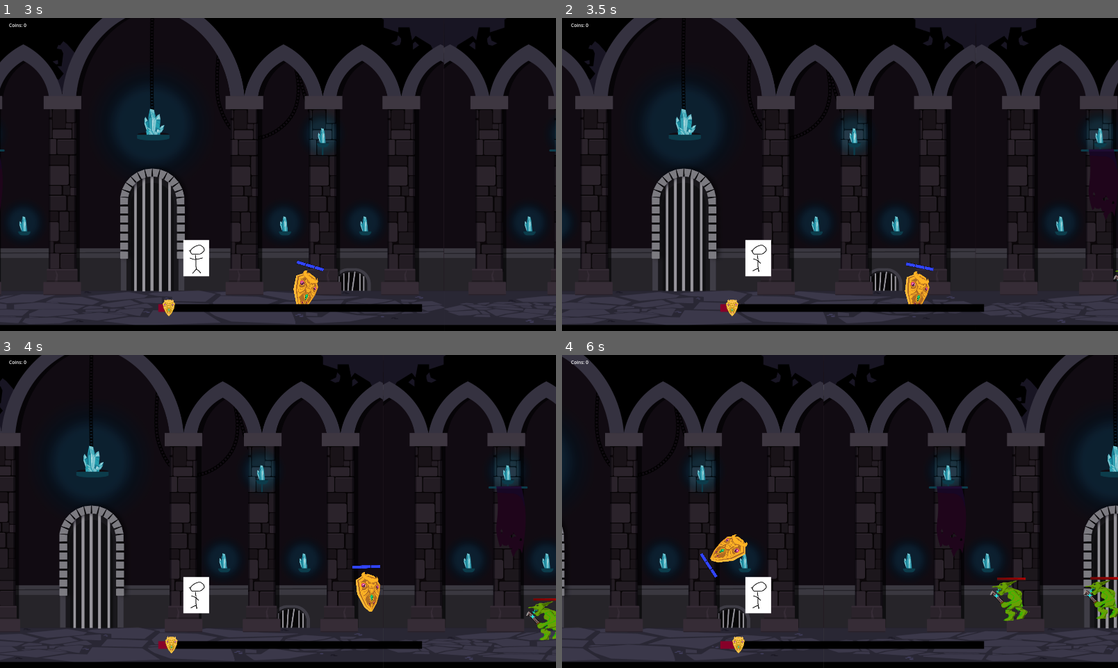
Above: before the commit, frames 1-4 (two rows, left to right).
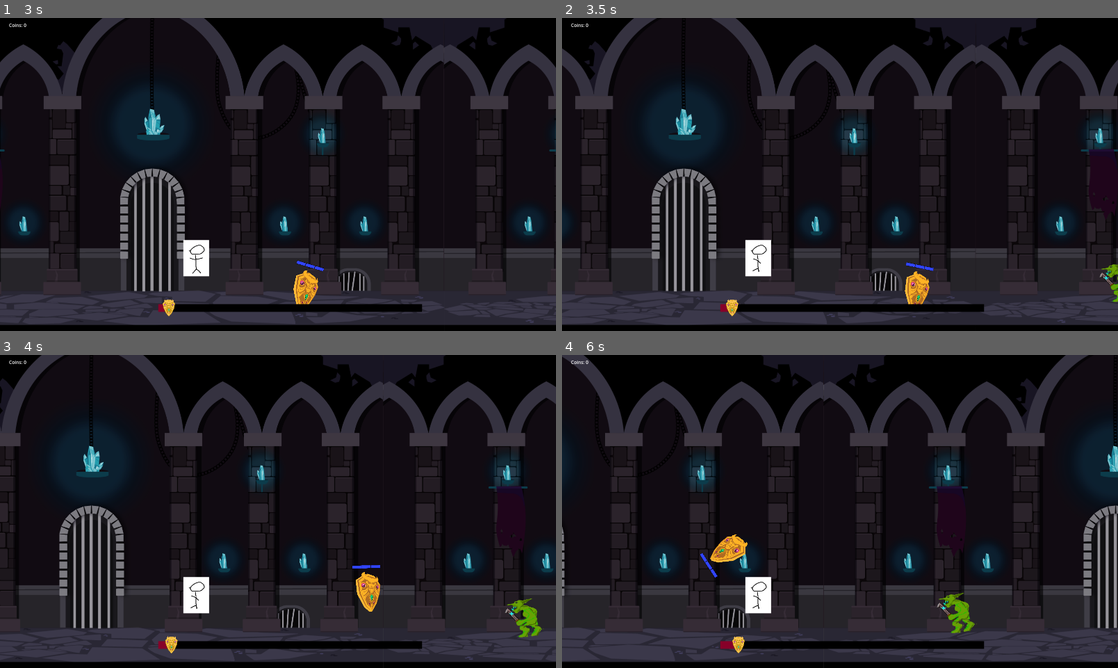
Above: after the commit, the same moments.

Repository: Cookie-Tin-Studios/Heroes-Shield
Game: Godot game, scene res://scenes/menu/main_menu.tscn
Two runs of this game, one before a commit and one after it. Both use one fixed random seed, a clock stepped at 60 frames per second and the inputs below.
Inputs (mouse positions are in pixels of both pictures, inside the frame that each line leads up to):
- Up to frame 1 (3 s): click "New Game" at 0.5 s; move the mouse to (400, 158) at 1.27 s; hold Right (ui_right) 1.28-2.03 s; click (400, 158) at 1.35 s; move the mouse to (166, 190) at 2.02 s; hold Down (ui_down) 2.03-2.78 s; click (166, 190) at 2.1 s; move the mouse to (333, 105) at 2.77 s; hold Right (ui_right) from 2.78 s (still down); click (333, 105) at 2.85 s
- Up to frame 2 (3.5 s): keep holding Right (ui_right)
- Up to frame 3 (4 s): move the mouse to (250, 574) at 3.52 s; release Right (ui_right) at 3.53 s; hold Up (ui_up) from 3.53 s (still down); click (250, 574) at 3.6 s
- Up to frame 4 (6 s): move the mouse to (1006, 558) at 4.27 s; release Up (ui_up) at 4.28 s; hold Left (ui_left) 4.28-5.78 s; click (1006, 558) at 4.35 s; move the mouse to (673, 464) at 5.02 s; click (673, 464) at 5.1 s; move the mouse to (867, 511) at 5.77 s; hold Down (ui_down) from 5.78 s (still down); click (867, 511) at 5.85 s

Frame 1 is identical in both runs. In frame 2, 0.2% of the frame differs, in the area x 96-100%, y 78-91%; in frame 3, 0.7%; in frame 4, 1.3%, in the area x 67-100%, y 70-89%.

Commit message:
check point part2

Diff:
--- a/project.godot
+++ b/project.godot
@@ -35,6 +35,7 @@
 
 projectiles=""
 mobs="base group for mobs"
+damage-box=""
 
 [input]
 
--- a/scenes/idiot_hero.tscn
+++ b/scenes/idiot_hero.tscn
@@ -34,5 +34,5 @@
 autoplay = "idle"
 frame_progress = 0.889135
 
-[node name="CollisionShape2D" type="CollisionShape2D" parent="."]
+[node name="CollisionShape2D" type="CollisionShape2D" parent="." groups=["damage-box"]]
 shape = SubResource("RectangleShape2D_74d3d")
--- a/scenes/main.tscn
+++ b/scenes/main.tscn
@@ -46,6 +46,7 @@
 scale = Vector2(0.510205, 0.510205)
 script = ExtResource("5_attrf")
 mob_scene = ExtResource("6_v37hx")
+max_mobs = 1
 
 [node name="BatSpawningZone" parent="Idiot_hero" instance=ExtResource("6_xgrp2")]
 position = Vector2(2208.57, -680)
--- a/scenes/mob_melee.tscn
+++ b/scenes/mob_melee.tscn
@@ -85,11 +85,15 @@
 [node name="Mob_base" groups=["mobs"] instance=ExtResource("1_0eyf7")]
 script = ExtResource("2_lds8s")
 chase_speed = 250.0
+shield_range = 500.0
+melee_range = 1.0
 attack_damage = 1
 attack_cooldown = 1.0
 parry_window_duration = 0.5
 
 [node name="AnimatedSprite2D" type="AnimatedSprite2D" parent="." index="0"]
+light_mask = 4
+visibility_layer = 4
 position = Vector2(0.99968, 5.00031)
 scale = Vector2(2.35937, 2.51563)
 sprite_frames = SubResource("SpriteFrames_ns1xs")
@@ -102,12 +106,16 @@
 shape = SubResource("RectangleShape2D_gxrgf")
 disabled = true
 
-[node name="CollisionShape2D2" type="CollisionShape2D" parent="." index="2"]
+[node name="attackbox" type="CollisionShape2D" parent="." index="2"]
+light_mask = 4
+visibility_layer = 4
 position = Vector2(-97.0003, -31.9997)
 shape = SubResource("CapsuleShape2D_bk8i5")
 one_way_collision = true
 
-[node name="AnimatedSprite2D" type="AnimatedSprite2D" parent="CollisionShape2D2" index="0"]
+[node name="parry_flare" type="AnimatedSprite2D" parent="attackbox" index="0"]
+light_mask = 4
+visibility_layer = 4
 sprite_frames = SubResource("SpriteFrames_gijdg")
 animation = &"parry flare"
 
--- a/scenes/shield.tscn
+++ b/scenes/shield.tscn
@@ -36,9 +36,9 @@
 position = Vector2(-133, 10)
 shape = SubResource("CircleShape2D_awwms")
 
-[node name="DamageArea" type="Area2D" parent="FlipContainer"]
+[node name="DamageArea" type="Area2D" parent="FlipContainer" groups=["damage-box"]]
 
-[node name="DamageZoneCollision" type="CollisionShape2D" parent="FlipContainer/DamageArea"]
+[node name="DamageZoneCollision" type="CollisionShape2D" parent="FlipContainer/DamageArea" groups=["damage-box"]]
 position = Vector2(4, 7)
 shape = SubResource("CapsuleShape2D_1kshu")
 
--- a/scripts/mobs/mob_melee.gd
+++ b/scripts/mobs/mob_melee.gd
@@ -1,98 +1,160 @@
 extends "res://scripts/mobs/mob_base.gd"
 
-@onready var attackbox = $CollisionShape2D2 # Area2D for detecting attack range
+@onready var global_tick = get_node("/root/Tick")  # For attack cooldowns
+@onready var attackbox = $mob_attackbox  # Area2D for detecting attack range
 @onready var animated_sprite = $AnimatedSprite2D  # Reference to the AnimatedSprite2D node
 
 @export var chase_speed: float = 250.0
+@export var shield_range: float = 500.0  # Distance to prioritize the shield
+@export var melee_range: float = 1.0  # Attack range (update if needed)
 @export var attack_damage: int = 1  # Damage dealt per attack
 @export var attack_cooldown: float = 1.0  # Time between attacks
 @export var parry_window_duration: float = 0.5  # Time window for parry
 
-var target: Node2D = null  # The current target
+var current_state: String = "CHASE"
+var target: Node2D = null  # The current target (hero or shield)
+var shield: Node2D = null  # The shield node
 var last_attack_time: float = 0.0  # Tracks time of the last attack
 var is_attacking: bool = false  # Prevents overlapping attacks
 var is_in_parry_window: bool = false  # Tracks if the mob is vulnerable to parry
 
 func _ready() -> void:
-	# Connect signals for attackbox
+	super._ready()
+	_update_target_priority()
+
+	# Connect signals
 	if attackbox:
 		attackbox.connect("body_entered", Callable(self, "_on_attackbox_body_entered"))
 	else:
-		print("Warning: attackbox not found!")
+		print("Warning: mob_attackbox not found!")
+
+	# Connect to shield parry signal
+	if is_instance_valid(shield):
+		shield.connect("attempt_parry", Callable(self, "_on_parry_attempted"))
+	else:
+		print("Shield not found in the scene!")
 
 func _physics_process(delta: float) -> void:
+	super._physics_process(delta)
+
+	if not is_instance_valid(target):
+		_update_target_priority()
+		return
+
+	# Calculate distances to target and shield
+	var distance_to_target = global_position.distance_to(target.global_position) if is_instance_valid(target) else INF
+	var distance_to_shield = global_position.distance_to(shield.global_position) if is_instance_valid(shield) else INF
+
+	# Determine if the shield is between the mob and the hero
+	var shield_in_path = is_shield_in_path()
+
+	# State transitions
+	if is_instance_valid(shield) and shield_in_path and distance_to_shield <= shield_range:
+		current_state = "ENGAGE_SHIELD"
+	elif distance_to_target <= melee_range:
+		current_state = "ENGAGE_TARGET"
+	else:
+		current_state = "CHASE"
+
+	# Handle states
+	match current_state:
+		"CHASE":
+			if is_instance_valid(target):
+				_move_toward(target.global_position, delta)
+
+		"ENGAGE_TARGET":
+			if is_instance_valid(target):
+				perform_attack(target)
+
+		"ENGAGE_SHIELD":
+			if is_instance_valid(shield):
+				perform_attack(shield)
+
+func _move_toward(point: Vector2, delta: float) -> void:
 	if is_attacking:
 		return  # Don't move while attacking
 
-	if is_instance_valid(target):
-		_move_toward_target(delta)
-	else:
-		_update_target()
-
-# Move toward the target
-func _move_toward_target(delta: float) -> void:
-	var direction = (target.global_position - global_position).normalized()
+	var direction = (point - global_position).normalized()
 	position += direction * chase_speed * delta
 
-	# Play walking animation
+	# Play the walking animation
 	if animated_sprite and not is_attacking:
-		animated_sprite.play("walk")
+		animated_sprite.play("walk")  # Ensure "walk" is the walking animation's name
 
-# Perform an attack
 func perform_attack(victim: Node) -> void:
 	if is_attacking or Time.get_ticks_msec() - last_attack_time < attack_cooldown * 1000:
-		return  # Prevent multiple attacks during cooldown
+		return  # Prevent multiple attacks at once or if cooldown is active
 
 	is_attacking = true
 	last_attack_time = Time.get_ticks_msec()
 
-	# Step 1: Play attack animation
+	# Step 1: Play the attack animation
 	if animated_sprite:
-		animated_sprite.play("attack")
-	print("Attacking ", victim.name)
+		animated_sprite.play("attack")  # Ensure "attack" is the attack animation's name
 
-	# Step 2: Start the parry window
+	# Step 2: Activate the parry window
 	is_in_parry_window = true
 	print("Parry window started.")
+
 	await get_tree().create_timer(parry_window_duration).timeout
+	is_in_parry_window = false
 	print("Parry window ended.")
-	is_in_parry_window = false
 
-	# Step 3: Deal damage if not parried
-	_deal_damage(victim)
+	# Step 3: Deal damage if not interrupted by a parry
+	if is_instance_valid(victim):
+		_deal_damage(victim)
 
 	# Step 4: Reset state after attack
 	is_attacking = false
 	if animated_sprite:
-		animated_sprite.play("walk")
+		animated_sprite.play("walk")  # Return to walking animation
 
-# Handle parry logic when shield calls `attempt_melee_parry`
-func parry(damage: float) -> void:
-	print("Mob parried! Taking ", damage, " damage.")
-	if has_method("take_damage"):
-		take_damage(damage)  # Apply damage to the mob
+func _on_parry_attempted(mob: Node) -> void:
+	if mob != self:
+		return  # Ignore parry attempts for other mobs
+
+	print("Parry attempt detected for: ", name)
+	if is_in_parry_window:
+		parry()
+	else:
+		print("Parry failed! Mob is not in the parry window.")
+
+func parry() -> void:
+	print("Parry successful! Mob stunned.")
 	is_attacking = false
 	is_in_parry_window = false
 
-# Deal damage to the victim
 func _deal_damage(victim: Node) -> void:
 	if victim.has_method("take_damage"):
 		victim.take_damage(attack_damage)
 		print("Dealt ", attack_damage, " damage to ", victim.name)
 	else:
-		print("No 'take_damage' method on: ", victim)
+		print("No 'take_damage' method found on: ", victim)
 
-# Handle attackbox collision detection
 func _on_attackbox_body_entered(body: Node) -> void:
-	if body.is_in_group("dmg"):  # Ensure the body is in the "dmg" group
-		print("Attackbox collided with: ", body.name)
+	if body == target or body == shield:
 		perform_attack(body)
 
-# Update the target to the shield or its damage zone
-func _update_target() -> void:
-	var shield_node = get_tree().get_current_scene().get_node_or_null("Shield")
-	if is_instance_valid(shield_node):
-		target = shield_node
-		print("Targeting Shield!")
+func _update_target_priority() -> void:
+	# Try to set the shield as the first priority
+	shield = get_tree().get_current_scene().get_node_or_null("Shield")
+	if is_instance_valid(shield):
+		print("Shield detected!")
+
+	# Default to the hero (Idiot) if no shield is valid
+	target = get_tree().get_current_scene().get_node_or_null("Idiot_hero")
+	if is_instance_valid(target):
+		print("Targeting Idiot_hero!")
 	else:
-		print("Shield not detected.")
+		print("No valid target found!")
+
+func is_shield_in_path() -> bool:
+	# Check if the shield is between the mob and the hero
+	if not is_instance_valid(shield) or not is_instance_valid(target):
+		return false
+
+	var mob_to_target = target.global_position - global_position
+	var mob_to_shield = shield.global_position - global_position
+
+	# Check if the shield is closer than the target and along the same path
+	return mob_to_shield.length() < mob_to_target.length() and mob_to_shield.normalized().dot(mob_to_target.normalized()) > 0.9
